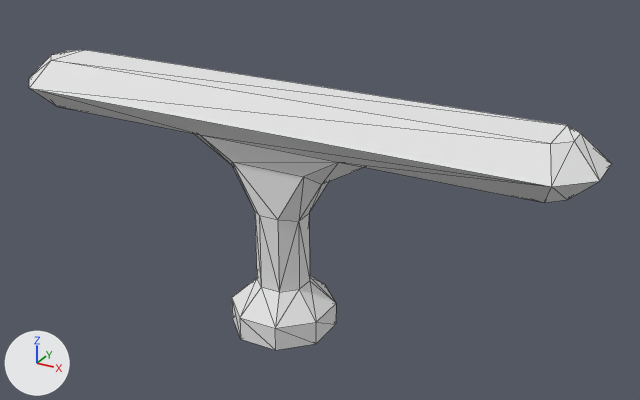
A saved change to the OBJ model The_Dune_Project/Assets/Models/env/Modular Temple/Balcony_Railing_Straight.obj.
Camera for both pictures: a 50 mm camera at (0.832, -1.858, 0.973) aimed at (0.061, -0.456, 0.271). The axes (+X, +Y, +Z) are drawn at lower left. The lights are the same throughout. Mesh edges are drawn as thin lines. Where no turn or scale is listed for an object, it has been applied to the vertices.
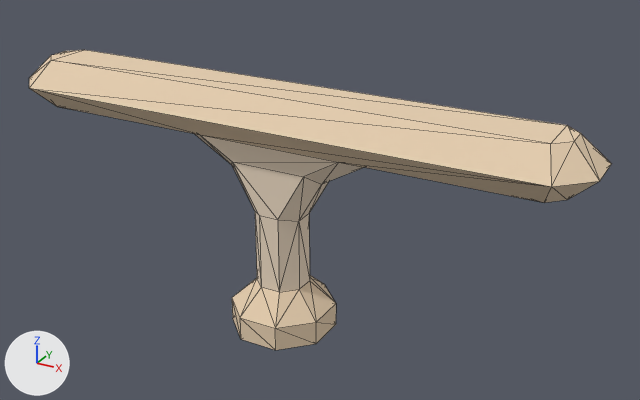
Pixel boxes [x1, y1, x2, y2] of what changed, in the pictures (640 x 400 px):
'object1', recoloured (white to beige): [29, 50, 611, 350] in both

The change in detail:
Material 'Sandstone_5' (mat_sandstone_5) changes colour from white #e7e7e7 to beige #e7cfb1; in linear values from (0.8, 0.8, 0.8) to (0.8, 0.627, 0.439).
Material 'Sandstone_4' (mat_sandstone_4) changes colour from white #e7e7e7 to beige #ecdac3; in linear values from (0.8, 0.8, 0.8) to (0.835, 0.698, 0.545).
